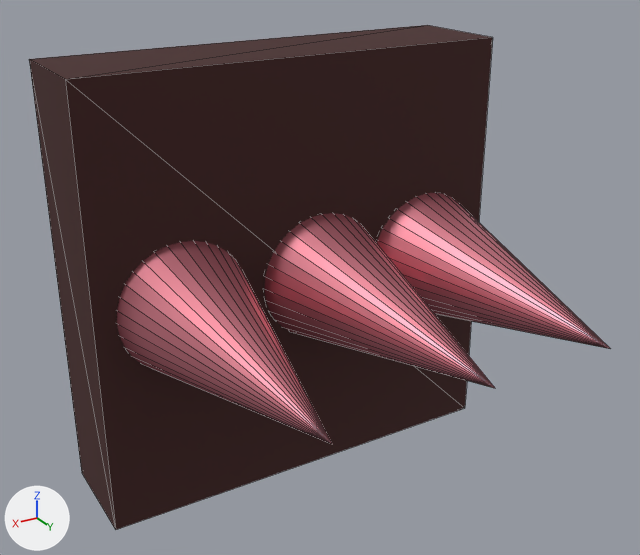
What one commit did to the glTF model assets/spikes.glb.
Camera for both pictures: a camera (50 mm lens) standing at (1.87, 2.92, 1.6) and looking at (0.08, -0.06, 0.11). The lights are fixed; the arrows at lower left show +X, +Y and +Z. Mesh edges are drawn as thin lines. Where no turn or scale is listed for an object, it has been applied to the vertices. Vertices at the same position are counted once.

The older version as bpy lines, for what is in view:
```python
me_cone = bpy.data.meshes.new('Cone')
me_cone.from_pydata(...)  # a 32-sided cone pointing to +y spanning x -0.3..0.3, y -0.6..0.6, z -0.3..0.3
me_cone.materials.append(mat_material_001)  # pink #e7919e
me_cone_001 = bpy.data.meshes.new('Cone.001')
me_cone_001.from_pydata(...)  # a 32-sided cone pointing to +y spanning x -0.3..0.3, y -0.6..0.6, z -0.3..0.3
me_cone_001.materials.append(mat_material_001)  # pink #e7919e
me_cone_002 = bpy.data.meshes.new('Cone.002')
me_cone_002.from_pydata(...)  # a 32-sided cone pointing to +y spanning x -0.3..0.3, y -0.6..0.6, z -0.3..0.3
me_cone_002.materials.append(mat_material_001)  # pink #e7919e
me_cube = bpy.data.meshes.new('Cube')
me_cube.from_pydata(...)  # a box spanning x -1.0..1.0, y -0.25..0.25, z -1.0..1.0
me_cube.materials.append(mat_material)  # brown #442322
ob_cone = bpy.data.objects.new('Cone', me_cone)
ob_cone.location = (-0.075, 0.292, 0.0)
ob_cone_001 = bpy.data.objects.new('Cone.001', me_cone_001)
ob_cone_001.location = (-0.657, 0.292, 0.0)
ob_cone_002 = bpy.data.objects.new('Cone.002', me_cone_002)
ob_cone_002.location = (0.603, 0.292, 0.0)
ob_cube = bpy.data.objects.new('Cube', me_cube)
ob_cube.location = (0.0, -0.548, 0.0)
```
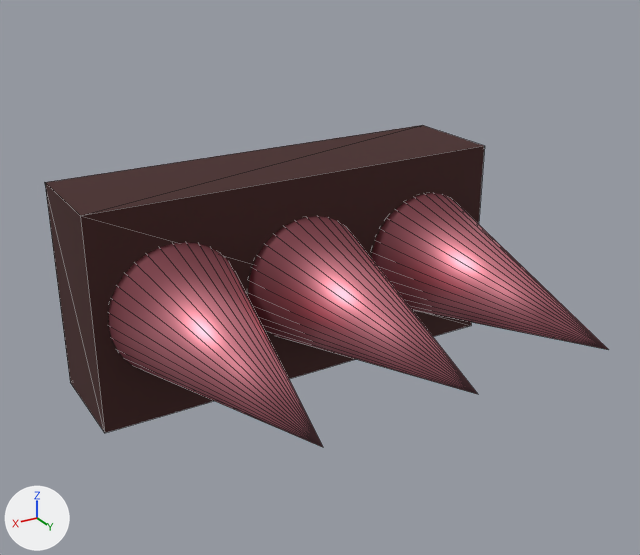
Where the newer file only moved an object's origin or applied its transform, the numbers keep the older frame.

The change, as JSON lines over the scene's bpy script:
```json
{"block": "me_cube", "where": "me_cube.from_pydata(...)  # 8 vertices, 12 faces; spans x -1.0..1.0, y -0.25..0.25, z -1.0..1.0"}
{"block": "me_cube", "where": "# used by ob_cube; location = (0.0, -0.548, 0.0)"}
{"block": "me_cube", "change": "me_cube part 1: the whole mesh is scaled about its middle by (1, 1, 0.488)"}
{"block": "me_cone", "where": "me_cone.from_pydata(...)  # 33 vertices, 62 faces; spans x -0.3..0.3, y -0.6..0.6, z -0.3..0.3"}
{"block": "me_cone", "where": "# used by ob_cone; location = (-0.075, 0.292, 0.0)"}
{"block": "me_cone", "change": "me_cone part 2: all faces are now shaded smooth (62 of 62 changed)"}
{"block": "me_cone_001", "where": "me_cone_001.from_pydata(...)  # 33 vertices, 62 faces; spans x -0.3..0.3, y -0.6..0.6, z -0.3..0.3"}
{"block": "me_cone_001", "where": "# used by ob_cone_001; location = (-0.657, 0.292, 0.0)"}
{"block": "me_cone_001", "change": "me_cone_001 part 3: all faces are now shaded smooth (62 of 62 changed)"}
{"block": "me_cone_002", "where": "me_cone_002.from_pydata(...)  # 33 vertices, 62 faces; spans x -0.3..0.3, y -0.6..0.6, z -0.3..0.3"}
{"block": "me_cone_002", "where": "# used by ob_cone_002; location = (0.603, 0.292, 0.0)"}
{"block": "me_cone_002", "change": "me_cone_002 part 4: all faces are now shaded smooth (62 of 62 changed)"}
{"op": "set", "path": "ob_cone.location", "old": "(-0.075, 0.292, 0.0)", "new": "(0.004, 0.292, 0.0)"}
{"op": "set", "path": "ob_cone_001.location", "old": "(-0.657, 0.292, 0.0)", "new": "(-0.645, 0.292, 0.0)"}
{"op": "set", "path": "ob_cone_002.location", "old": "(0.603, 0.292, 0.0)", "new": "(0.637, 0.292, 0.0)"}
```

Pixel boxes [x1, y1, x2, y2] of what changed, in the pictures (640 x 555 px):
```json
{"object": "Cube", "change": "mesh rescaled", "before": [29, 25, 493, 530], "after": [45, 125, 484, 433], "on screen": "39% shorter"}
{"object": "Cone.002", "change": "shading changed, moved", "before": [117, 241, 332, 444], "after": [109, 242, 323, 447]}
{"object": "Cone", "change": "shading changed, moved", "before": [265, 213, 495, 388], "after": [249, 216, 477, 394]}
{"object": "Cone.001", "change": "moved", "before": [377, 193, 610, 349], "after": [372, 193, 609, 350]}
```
